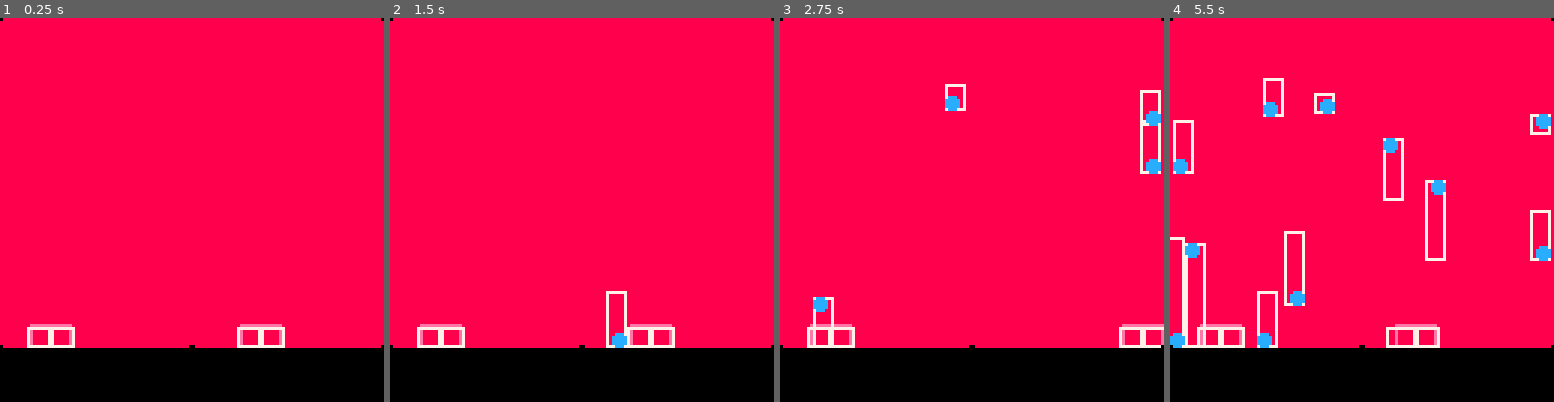
Above: before the commit, frames 1-4 (left to right).
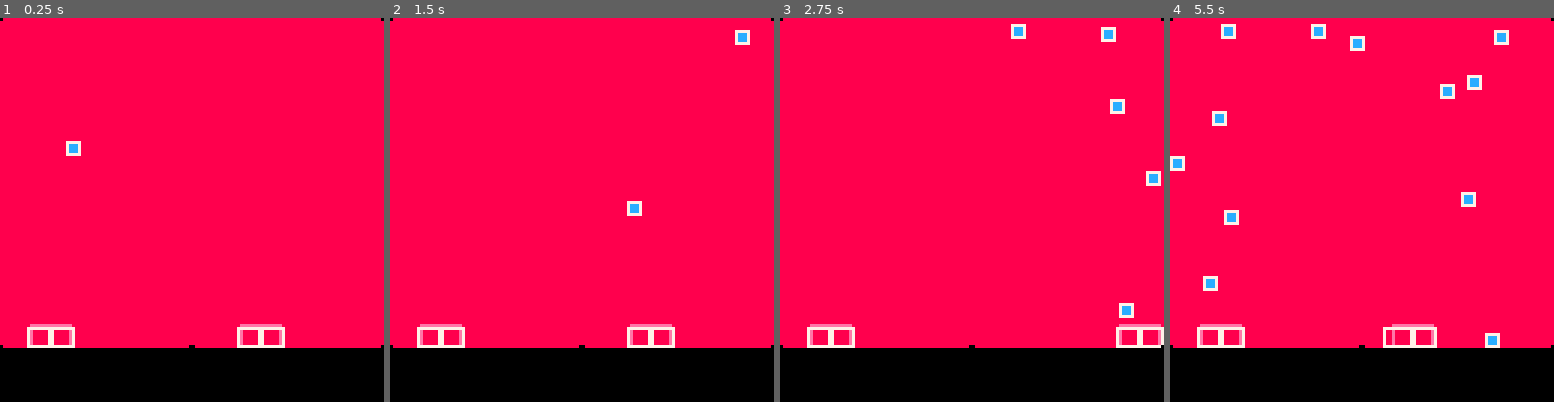
Above: after the commit, the same moments.

Repository: aylanonsense/juggle-panic
Game: PICO-8 cartridge cart-revised.p8
The game is run twice, just before and just after one commit, with the same random seed, the same clock (stepped at 60 frames per second) and the same inputs.
Inputs:
- Up to frame 1 (0.25 s): no input
- Up to frame 2 (1.5 s): tap O (Z key) at 0.7 s
- Up to frame 3 (2.75 s): hold Right 1.6-2.1 s; tap O (Z key) at 1.7, 2.1, 2.5 s; hold Right from 2.47 s (still down)
- Up to frame 4 (5.5 s): tap O (Z key) every 0.4 s from 2.9 to 5.3 s; release Right at 3.03 s; hold Left 3.08-3.58 s; hold Right 4.02-4.68 s; hold Left from 5.08 s (still down)

The runs differ from the first frame. In frame 1, 0.2% of the frame differs, in the area x 17-22%, y 32-36%; in frame 2, 0.7%; in frame 3, 2.1%; in frame 4, 6.1%, in the area x 0-100%, y 1-86%.

Commit message:
Adding sprites for high-speed ball action, also adding some globals for screen size

Diff:
--- a/cart-revised.p8
+++ b/cart-revised.p8
@@ -5,6 +5,8 @@
 function noop() end
 
 local catch_fudge=1
+local left_wall_x=0
+local right_wall_x=127
 local ground_y=110
 
 -- what to do next
@@ -17,10 +19,12 @@
 -- balls can die now
 
 local entities
+local new_entities
 local balls
 
 local entity_classes={
 	juggler={
+		update_priority=1,
 		width=14,
 		height=8,
 		move_x=0,
@@ -46,7 +50,7 @@
 			-- debug: spawn balls
 			if btnp(4,2-self.player_num) then
 				local ball=spawn_entity("ball",self.x,self.y)
-				ball:throw(rnd(1000)-500,rnd(60)+20,10)
+				ball:throw(60,100,40)
 			end
 			-- catch balls
 			self:calc_hand_hitboxes()
@@ -118,10 +122,11 @@
 		end
 	},
 	ball={
+		update_priority=2,
 		width=5,
 		height=5,
-		is_being_thrown=false,
 		gravity=0,
+		freeze_frames=0,
 		add_to_game=function(self)
 			add(balls,self)
 		end,
@@ -130,40 +135,51 @@
 		end,
 		init=function(self)
 			self:calc_hurtbox()
-			self.energy=self.vy*self.vy/2+self.gravity*(ground_y-self.y)
+			self.energy=self.vy*self.vy/2+self.gravity*(ground_y-self.y-self.height)
 		end,
 		update=function(self)
-			self.vy+=self.gravity
-			self:apply_velocity()
-			self:calc_hurtbox()
-			-- bounce off walls
-			if self.x<0 then
-				self.x=0
+			if self.freeze_frames>0 then
+				decrement_counter_prop(self,"freeze_frames")
+			else
+				self.vy+=self.gravity
+				self:apply_velocity()
 				self:calc_hurtbox()
-				if self.vx<0 then
-					self.vx*=-1
-				end
-			elseif self.x>127-self.width then
-				self.x=127-self.width
-				self:calc_hurtbox()
-				if self.vx>0 then
-					self.vx*=-1
-				end
-			end
-			-- bounce off the ground
-			if self.y>ground_y-self.height then
-				self.y=ground_y-self.height
-				self:calc_hurtbox()
-				if self.vy>0 then
-					-- we do this so that balls don't lose energy over time
-					self.vy=-sqrt(2*self.energy)
-				end
-			end
+				-- bounce off walls
+				if self.x<left_wall_x then
+					self.x=left_wall_x
+					self:calc_hurtbox()
+					if self.vx<0 then
+						self.vx*=-1
+					end
+				elseif self.x>right_wall_x-self.width+1 then
+					self.x=right_wall_x-self.width+1
+					self:calc_hurtbox()
+					if self.vx>0 then
+						self.vx*=-1
+					end
+				end
+				-- bounce off the ground
+				if self.y>ground_y-self.height then
+					self.y=ground_y-self.height
+					self:calc_hurtbox()
+					if self.vy>0 then
+						-- we do this so that balls don't lose energy over time
+						self.vy=-sqrt(2*self.energy)
+					end
+				end
+			end
+		end,
+		post_update=function(self)
+			-- balls that hit the ground go away
+			-- if self.y>=ground_y-self.height then
+			-- 	self:die()
+			-- end
 		end,
 		draw=function(self)
-			-- self:draw_outline(7)
-			rect(self.hurtbox.x+0.5,self.hurtbox.y+0.5,self.hurtbox.x+self.hurtbox.width-0.5,self.hurtbox.y+self.hurtbox.height-0.5,7)
-			circfill(self.x+self.width/2,self.y+self.height/2,2,12)
+			-- rect(self.hurtbox.x+0.5,self.hurtbox.y+0.5,self.hurtbox.x+self.hurtbox.width-0.5,self.hurtbox.y+self.hurtbox.height-0.5,7)
+			-- circfill(self.x+self.width/2,self.y+self.height/2,2,12)
+			draw_sprite(0,48,5,5,self.x,self.y)
+			self:draw_outline(7)
 		end,
 		throw=function(self,distance,height,duration)
 			-- let's do some fun math to calculate out the trajectory
@@ -175,8 +191,8 @@
 			self.vy*=height/duration
 			self.gravity=-self.vy*duration/n
 			self.vx=distance/duration
-			-- calculate kinetic and potential energy too
-			self.energy=self.vy*self.vy/2+self.gravity*(ground_y-self.y)
+			-- calculate kinetic and potential energy
+			self.energy=self.vy*self.vy/2+self.gravity*(ground_y-self.y-self.height)
 		end,
 		calc_hurtbox=function(self)
 			self.hurtbox={
@@ -205,19 +221,22 @@
 
 function _init()
 	entities={}
+	new_entities={}
 	balls={}
-	spawn_entity("juggler",10,ground_y-8,{
+	spawn_entity("juggler",10,ground_y-entity_classes.juggler.height,{
 		player_num=1,
-		min_x=0,
+		min_x=left_wall_x,
 		max_x=64
 	})
-	spawn_entity("juggler",80,ground_y-8,{
+	spawn_entity("juggler",80,ground_y-entity_classes.juggler.height,{
 		player_num=2,
 		min_x=64,
-		max_x=128
+		max_x=right_wall_x
 	})
-	-- ball=spawn_entity("ball",0,123)
-	-- ball:throw(123,123,180)
+	local ball=spawn_entity("ball",10,105)
+	ball:throw(60,100,40)
+	-- add new entities to the game
+	add_new_entities()
 end
 
 -- local skip_frames=0
@@ -230,19 +249,19 @@
 		return entity1.update_priority>entity2.update_priority
 	end)
 	-- update each entity
-	local num_entities=#entities
-	local i,entity
-	for i=1,num_entities do
-		local entity=entities[i]
+	local entity
+	for entity in all(entities) do
 		increment_counter_prop(entity,"frames_alive")
 		entity:update()
 		if decrement_counter_prop(entity,"frames_to_death") then
 			entity:die()
 		end
 	end
-	for i=1,num_entities do
-		entities[i]:post_update()
-	end
+	for entity in all(entities) do
+		entity:post_update()
+	end
+	-- add new entities to the game
+	add_new_entities()
 	-- filter out dead entities
 	for entity in all(entities) do
 		if not entity.is_alive then
@@ -260,9 +279,9 @@
 	-- clear the screen
 	cls()
 	-- draw the sky
-	rectfill(0,0,127,127,8)
-	pset(0,0,0)
-	pset(127,0,0)
+	rectfill(left_wall_x,0,right_wall_x,127,8)
+	pset(left_wall_x,0,0)
+	pset(right_wall_x,0,0)
 	-- draw each entity
 	local entity
 	foreach(entities,function(entity)
@@ -270,10 +289,10 @@
 	end)
 	-- draw the ground
 	rectfill(0,ground_y,127,127,0)
-	pset(0,109,0)
-	pset(127,109,0)
-	pset(63,109,0)
-	pset(64,109,0)
+	pset(left_wall_x,ground_y-1,0)
+	pset(right_wall_x,ground_y-1,0)
+	pset(63,ground_y-1,0)
+	pset(64,ground_y-1,0)
 end
 
 function spawn_entity(class_name,x,y,args,skip_init)
@@ -332,11 +351,19 @@
 	if not skip_init then
 		-- initialize it
 		entity:init()
-		entity:add_to_game()
-		add(entities,entity)
+		add(new_entities,entity)
 	end
 	-- return it
 	return entity
+end
+
+function add_new_entities()
+	local entity
+	for entity in all(new_entities) do
+		add(entities,entity)
+		entity:add_to_game()
+	end
+	new_entities={}
 end
 
 -- if condition is true return the second argument, otherwise the third
@@ -401,3 +428,137 @@
 	end
 	return x1+w1>x2 and x2+w2>x1 and y1+h1>y2 and y2+h2>y1
 end
+
+function draw_sprite(sx,sy,sw,sh,x,y,...)
+	sspr(sx,sy,sw,sh,x+0.5,y+0.5,sw,sh,...)
+end
+…(130 lines of a section not shown)…
Not shown, changed: 129 lines of the sprite sheet (__gfx__) section of cart-revised.p8
